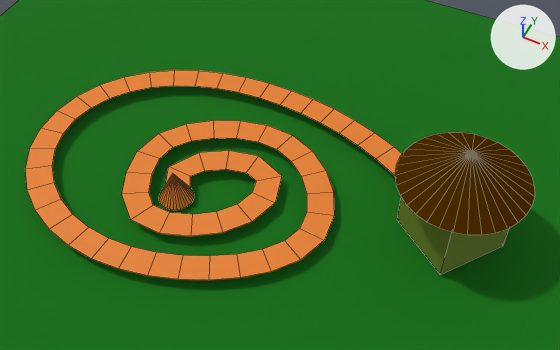
The Blender file Assets/Models/map.blend, before and after one commit.
Camera for both pictures: a 50 mm lens placed at (20.1, -31.9, 44.6), pointed at (3.8, 0.9, 3.6). Every picture has the same lights, and +X, +Y and +Z are marked at upper right. Mesh edges are drawn as thin lines.

In view in the first picture: 'Ground', 'House', 'Path', 'Spawn'.
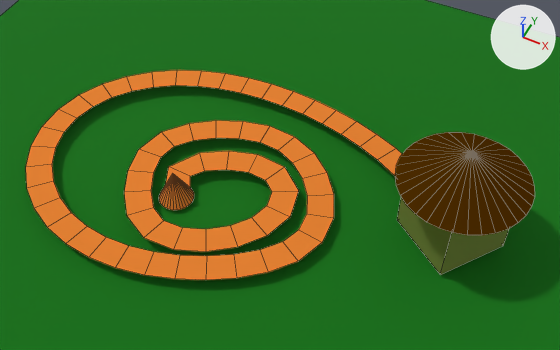
The change, as a diff of the scene's bpy script:
```diff
--- a/Assets/Models/map.blend.py
+++ b/Assets/Models/map.blend.py
@@ cu_nurbspath @@
 _sp = cu_nurbspath.splines.new('NURBS'); _sp.points.add(16)
-_sp.points.foreach_set('co', [-3.909, -1.027, 2.474, 1.0, -5.563, 0.627, 2.474, 1.0, 2.514, 6.404, 2.474, 1.0, 5.048, -2.155, 2.474, 1.0, -4.612, -6.455, 2.474, 1.0, -6.31, -3.122, 2.474, 1.0, -8.499, 1.803, 2.474, 1.0, -4.121, 5.634, 2.474, 1.0, 2.584, 7.781, 2.474, 1.0, 8.604, 0.666, 2.474, 1.0, 6.962, -5.354, 2.474, 1.0, -8.362, -12.47, 2.474, 1.0, -20.95, 0.119, 2.474, 1.0, -7.815, 16.54, 2.474, 1.0, 18.38, 7.627, 2.474, 1.0, 17.08, -1.982, 2.474, 1.0, 20.38, -13.92, 2.474, 1.0])
+_sp.points.foreach_set('co', [-3.909, -1.027, 2.474, 1.0, -5.563, 0.627, 2.474, 1.0, 2.514, 6.404, 2.474, 1.0, 7.668, -1.249, 2.474, 1.0, -2.818, -8.088, 2.474, 1.0, -6.31, -3.122, 2.474, 1.0, -8.499, 1.803, 2.474, 1.0, -4.121, 5.634, 2.474, 1.0, 2.584, 7.781, 2.474, 1.0, 8.604, 0.666, 2.474, 1.0, 6.962, -5.354, 2.474, 1.0, -8.362, -12.47, 2.474, 1.0, -20.95, 0.119, 2.474, 1.0, -7.815, 16.54, 2.474, 1.0, 18.38, 7.627, 2.474, 1.0, 17.08, -1.982, 2.474, 1.0, 20.38, -13.92, 2.474, 1.0])
 _sp.order_u = 5
```

Location of each change, (x1, y1, x2, y2) in pixels of the pictures (560 x 350 px):
'Path', reshaped: before (25, 70, 402, 280); after (26, 70, 402, 280)
